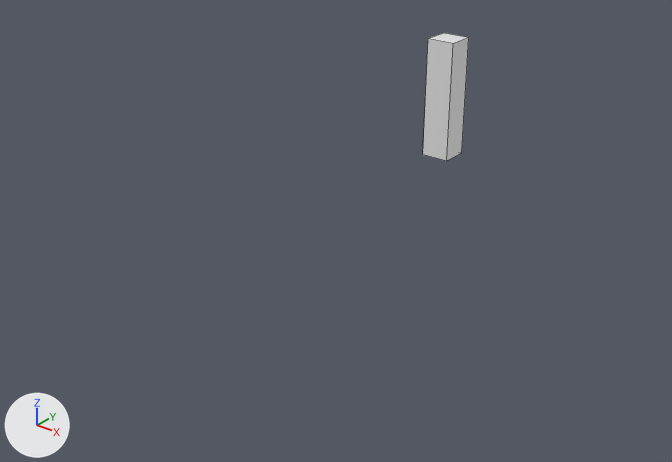
The FBX model Export Art/GasStation/Props/LooseScrews.fbx as it was, and as the next commit left it.
Before and after are seen from a camera (50 mm lens) standing at (8.31, -13.44, 5.0) and looking at (0.08, -3.15, -1.38). The lights are fixed; the arrows at lower left show +X, +Y and +Z. Mesh edges are drawn as thin lines. Where no turn or scale is listed for an object, it has been applied to the vertices.

Objects in the first picture: 'LooseScrews_m'.
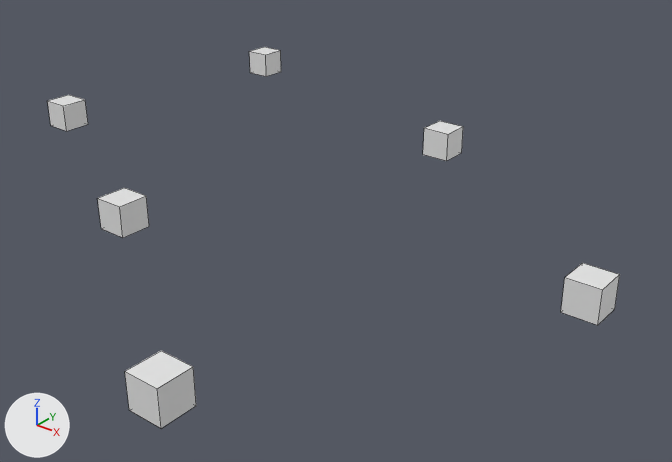
The newer file is also rescaled (x0.2), turned or shifted as a whole; pictures and numbers use the older file's frame.

What the commit changed:
Mesh me_cube_001 is new.
It is a box spanning x -0.25..0.25, y -0.25..0.25, z -0.25..0.25.
Object 'LooseScrews_m' (ob_loosescrews_m) moves from (0.0, 0.0, 0.0) to (0.0, 0.0, -0.8).
Object 'LooseScrews_m' (ob_loosescrews_m) is rescaled from (0.25, 0.25, 1.05) to (0.25, 0.25, 0.25).
Object 'LooseScrews_SM.001' (ob_loosescrews_sm_001) is new; it shows me_cube_001.
Its location is (-6.51, -3.22, -0.8).
Object 'LooseScrews_SM.002' (ob_loosescrews_sm_002) is new; it shows a copy of me_cube_001.
Its location is (4.43, -3.5, -0.8).
Object 'LooseScrews_SM.003' (ob_loosescrews_sm_003) is new; it shows a copy of me_cube_001.
Its location is (-5.98, 1.84, -0.8).
Object 'LooseScrews_SM' (ob_loosescrews_sm) is new; it shows a copy of me_cube_001.
Its location is (1.77, -8.23, -0.8).
Object 'LooseScrews_SM.005' (ob_loosescrews_sm_005) is new; it shows a copy of me_cube_001.
Its location is (-2.05, -5.56, -0.8).

Pixel boxes (x1, y1, x2, y2) of what changed, in the pictures (672 x 462 px):
'LooseScrews_m', moved, rescaled (13% narrower, 68% shorter)
    before: (423, 33, 469, 161)
    after: (423, 121, 463, 161)
'LooseScrews_SM', added
    after: (125, 351, 196, 428)
'LooseScrews_SM.002', added
    after: (561, 263, 620, 325)
'LooseScrews_SM.005', added
    after: (98, 188, 149, 238)
'LooseScrews_SM.001', added
    after: (47, 95, 88, 131)
'LooseScrews_SM.003', added
    after: (249, 47, 281, 77)
